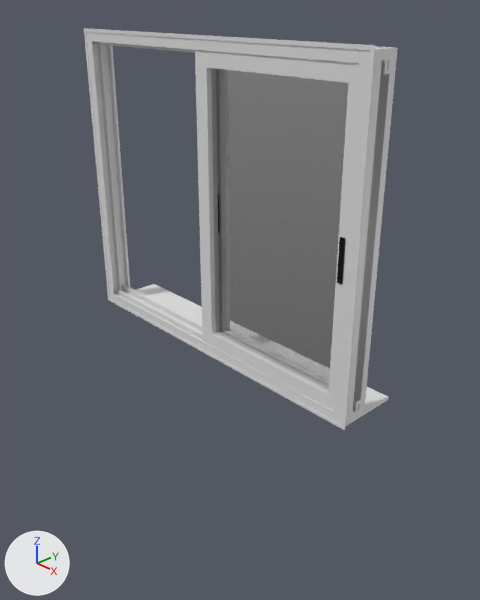
Two versions of the Blender file design-room/Assets/Window/Window2.blend, one commit apart.
Before and after are seen from a 50 mm camera at (1.556, -1.385, 1.106) aimed at (0.291, -0.21, 0.323). Lighting does not change. The marker at lower left points along +X, +Y and +Z. Both versions are drawn at frame 40 of the action 'Window.RAction'; the numbers are the values there.

In view in the first picture: 'Window.L', 'Window.R', 'WindowFrame', 'Windows_Sill'.
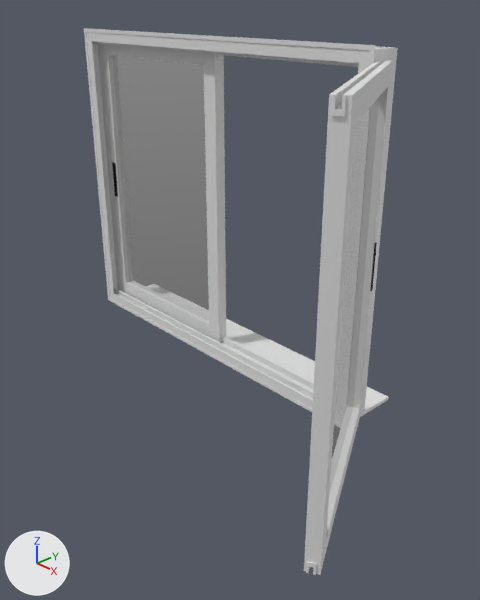
Commit message: Animate windows

What differs and where, as boxes (x1, y1, x2, y2) in the pictures (480 x 600 px):
'Window.R', turned: before (195, 50, 359, 411); after (304, 61, 392, 575)
'Window.L', moved: before (353, 60, 391, 412); after (101, 45, 226, 342)
'Handle.001', turned: before (337, 237, 345, 284); after (371, 242, 377, 291)
'Handle', moved (not visible before): after (112, 163, 118, 197)

The change in detail:
Object 'Window.L' (ob_window_l) moves from (-0.01, -0.023, 0.025) to (-0.59, -0.023, 0.025).
Object 'Window.R' (ob_window_r) turns from (0, 0, 0) to (0, 0, 120) degrees about x, y and z.
